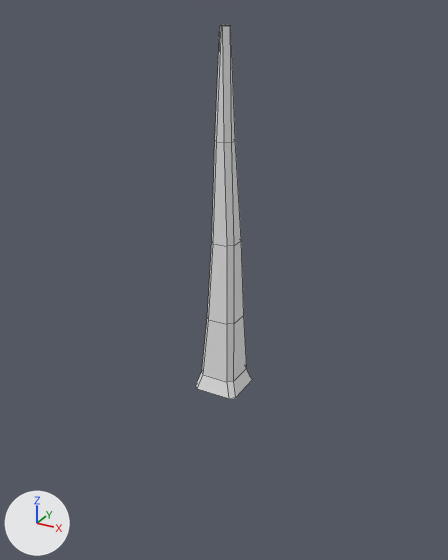
Renders of the Blender file Assets/Level/Models/Trunk.blend from each side of a commit.
One viewpoint serves both versions: a camera (50 mm lens) standing at (16.9, -30.8, 21.9) and looking at (-0.4, 0.7, 6.1). Every picture has the same lights, and +X, +Y and +Z are marked at lower left. Mesh edges are drawn as thin lines.

The first picture shows 'Trunk'.
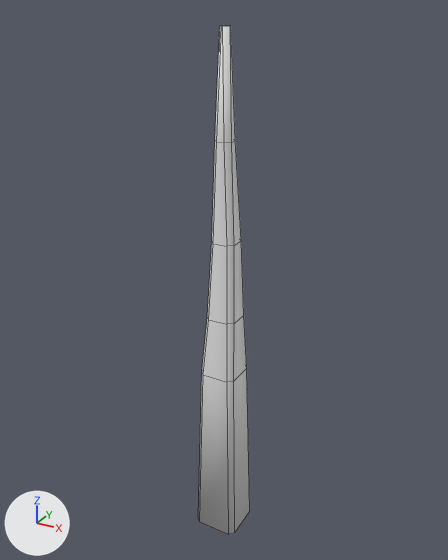
Patch to the scene script:
```diff
--- a/Assets/Level/Models/Trunk.blend.py
+++ b/Assets/Level/Models/Trunk.blend.py
@@ me_cube_001 @@
 me_cube_001.from_pydata(...)  # 48 vertices, 42 faces; spans x -1.5..1.5, y -1.5..1.5, z -1.0..21.0
 # used by ob_trunk; location = (0.0, 0.0, 0.0)
 # before: 0 (-1.2, -1.5, -1.0) at pixel (197, 388), 1 (-1.5, -1.2, -1.0) at pixel (195, 385), 4 (-1.5, 1.2, -1.0), 5 (-1.2, 1.5, -1.0), 8 (1.5, -1.2, -1.0) at pixel (235, 397)
 # before: 9 (1.2, -1.5, -1.0) at pixel (229, 398), 12 (1.2, 1.5, -1.0) at pixel (250, 376), 13 (1.5, 1.2, -1.0) at pixel (252, 379)
+# me_cube_001 part 1
+for i in [0, 1, 4, 5, 8, 9, 12, 13]: me_cube_001.vertices[i].co += Vector((0.0, 0.0, -11.5))
+# me_cube_001 part 2: all faces are now shaded smooth (42 of 42 changed)
```

What differs and where, as boxes [x1, y1, x2, y2] in the pictures (448 x 560 px; the box of a moved part takes in the faces that stretch with it):
'Trunk', reshaped (7% narrower, 36% taller): before [196, 26, 252, 399]; after [198, 26, 250, 534]
part 1 of me_cube_001, moved or reshaped: before [196, 368, 252, 399]; after [198, 368, 250, 534]
part 2 of me_cube_001, shading changed: [202, 26, 247, 382] in both
